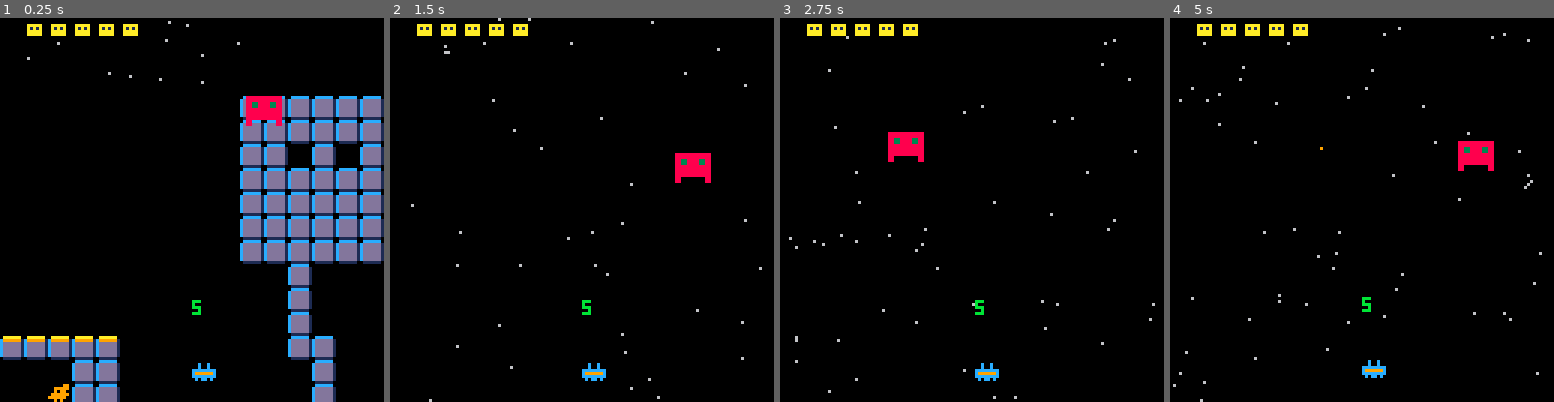
Above: before the commit, frames 1-4 (left to right).
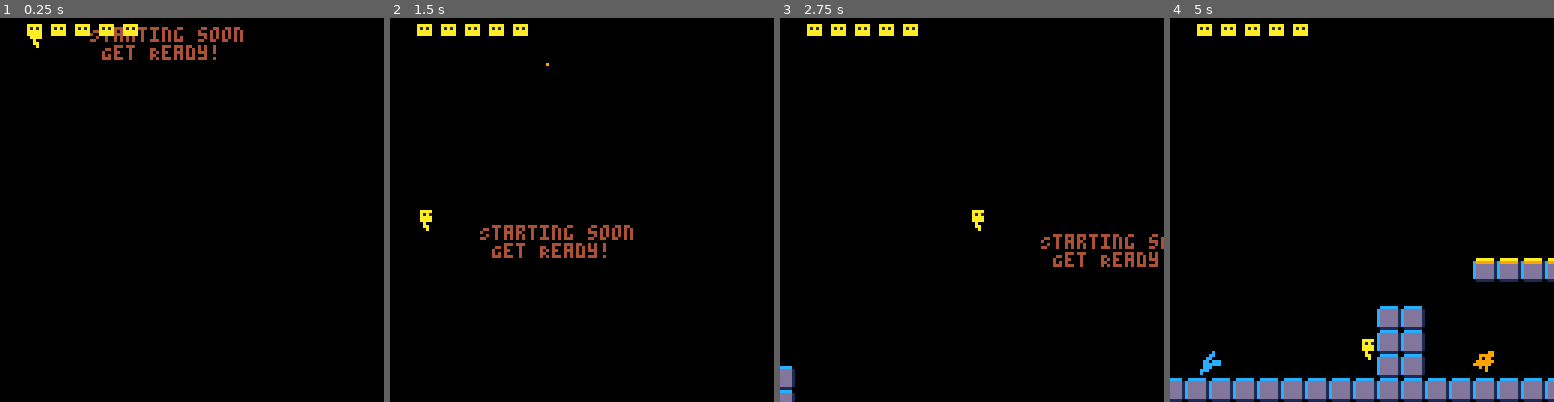
Above: after the commit, the same moments.

Repository: pratik2709/anotherPlatformer
Game: PICO-8 cartridge game.p8
Two runs of this game, one before a commit and one after it. Both use one fixed random seed, a clock stepped at 60 frames per second and the inputs below.
Inputs:
- Up to frame 1 (0.25 s): no input
- Up to frame 2 (1.5 s): tap X (X key) at 0.33, 1.07 s; tap O (Z key) at 0.7 s
- Up to frame 3 (2.75 s): hold Right 1.6-2.1 s; tap O (Z key) at 1.7, 2.1, 2.5 s; tap X (X key) at 1.85 s; hold Up 2.15-2.42 s; hold Right from 2.47 s (still down)
- Up to frame 4 (5 s): tap O (Z key) every 0.4 s from 2.9 to 4.9 s; tap X (X key) at 2.97, 4.08 s; release Right at 3.03 s; hold Left 3.08-3.58 s; hold Down 3.63-3.97 s; hold Right 4.02-4.68 s; hold Up from 4.73 s (still down)

The runs differ from the first frame. In frame 1, 22% of the frame differs, in the area x 0-100%, y 0-100%; in frame 2, 2.4%; in frame 3, 2.6%; in frame 4, 11%.

Commit message:
refactoring

Diff:
--- a/game.p8
+++ b/game.p8
@@ -4,7 +4,7 @@
 globals = {
  gravity = 0.2,
  dt = 0.5,
- level=3,
+ level=1,
  enemies=0,
 }
 player = {}
@@ -584,12 +584,6 @@
   updateShipButtonState()
 end
 
-function drawBoss()
-  if globals.level == 3 then
-    boss1:draw()
-  end
-end
-
 function drawExplosion()
   for explosion in all(explosions) do
     circ(explosion.x,explosion.y,explosion.t/2,8+explosion.t%3)
@@ -669,13 +663,7 @@
 end
 
 function updateCameraPositionForShooter()
-  if globals.level == 3 then
-    mycam:followplayer(ship.x, ship.y-50)
-    -- boss1.x = ship.x
-    -- boss1.y = ship.y - 100
-  else
     mycam:followplayer(ship.x, ship.y)
-  end
 end
 
 function updateShipTransition()
@@ -812,7 +800,7 @@
   updateShipInvulnerability()
   updateShooterExplosions()
   updateShipTransition()
-  updateCameraPositionForShooter()
+  updateCameraPositionOfBossBattle()
   updateBulletForShooterEnemies()
   updateShipButtonState()
   boss1:spawnInit()
@@ -1013,6 +1001,14 @@
 end
 
 function boss:update()
+end
+
+function drawBoss()
+  boss1:draw()
+end
+
+function updateCameraPositionOfBossBattle (args)
+    mycam:followplayer(ship.x, ship.y-50)
 end
 
 
--- a/src/boss.p8
+++ b/src/boss.p8
@@ -67,3 +67,11 @@
 
 function boss:update()
 end
+
+function drawBoss()
+  boss1:draw()
+end
+
+function updateCameraPositionOfBossBattle (args)
+    mycam:followplayer(ship.x, ship.y-50)
+end
--- a/src/bossBattle.p8
+++ b/src/bossBattle.p8
@@ -13,7 +13,7 @@
   updateShipInvulnerability()
   updateShooterExplosions()
   updateShipTransition()
-  updateCameraPositionForShooter()
+  updateCameraPositionOfBossBattle()
   updateBulletForShooterEnemies()
   updateShipButtonState()
   boss1:spawnInit()
--- a/src/headers.p8
+++ b/src/headers.p8
@@ -4,7 +4,7 @@
 globals = {
  gravity = 0.2,
  dt = 0.5,
- level=3,
+ level=1,
  enemies=0,
 }
 player = {}
--- a/src/shooter.p8
+++ b/src/shooter.p8
@@ -54,12 +54,6 @@
   updateShipButtonState()
 end
 
-function drawBoss()
-  if globals.level == 3 then
-    boss1:draw()
-  end
-end
-
 function drawExplosion()
   for explosion in all(explosions) do
     circ(explosion.x,explosion.y,explosion.t/2,8+explosion.t%3)
@@ -139,13 +133,7 @@
 end
 
 function updateCameraPositionForShooter()
-  if globals.level == 3 then
-    mycam:followplayer(ship.x, ship.y-50)
-    -- boss1.x = ship.x
-    -- boss1.y = ship.y - 100
-  else
     mycam:followplayer(ship.x, ship.y)
-  end
 end
 
 function updateShipTransition()
